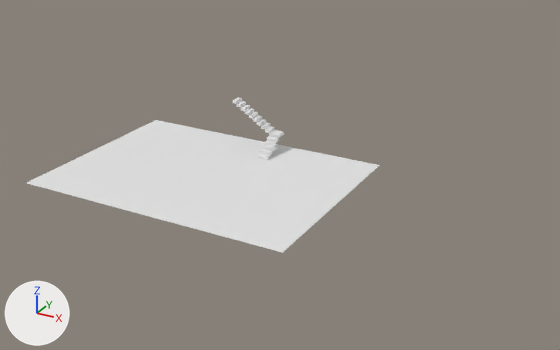
The Blender file house_modeling.blend, before and after one commit.
Before and after are seen from a camera (50 mm lens) standing at (21.1, -30.6, 16.1) and looking at (3.3, 1.8, 0.0). Every picture has the same lights, and +X, +Y and +Z are marked at lower left.

Before the edit, the objects in view are built like this:
```python
me_cube = bpy.data.meshes.new('Cube')
me_cube.from_pydata(...)  # a box spanning x -1.0..1.0, y -1.0..1.0, z -1.0..1.0
me_cube_001 = bpy.data.meshes.new('Cube.001')
me_cube_001.from_pydata(...)  # a box spanning x -1.0..1.0, y -1.0..1.0, z -1.0..1.0
me_cube_002 = bpy.data.meshes.new('Cube.002')
me_cube_002.from_pydata(...)  # a box spanning x -1.0..1.0, y -1.0..1.0, z -1.0..1.0
me_plane = bpy.data.meshes.new('Plane')
me_plane.from_pydata(...)  # 24 vertices, 17 faces; spans x -1.06..1.06, y -1.08..1.08, z 0.0
ob_cube = bpy.data.objects.new('Cube', me_cube)
ob_cube.location = (1.5, 3.23, 0.09)
ob_cube.scale = (0.3, 0.13, 0.085)
_m = ob_cube.modifiers.new('Array', 'ARRAY')
_m.count = 5
_m.constant_offset_displace = (0.0, 0.0, 0.0)
_m.relative_offset_displace = (0.0, 1.0, 1.0)
_m.use_merge_vertices = True
ob_cube_001 = bpy.data.objects.new('Cube.001', me_cube_001)
ob_cube_001.location = (1.07, 4.7, 1.1)
ob_cube_001.rotation_euler = (0.0, 0.0, 1.571)  # degrees (0, 0, 90)
ob_cube_001.scale = (0.3, 0.13, 0.085)
_m = ob_cube_001.modifiers.new('Array', 'ARRAY')
_m.count = 9
_m.constant_offset_displace = (0.0, 2.26, 0.17)
_m.relative_offset_displace = (0.0, 1.0, 1.0)
_m.use_merge_vertices = True
ob_cube_002 = bpy.data.objects.new('Cube.002', me_cube_002)
ob_cube_002.location = (1.5, 4.7, 0.94)
ob_cube_002.scale = (0.3, 0.3, 0.085)
ob_plane = bpy.data.objects.new('Plane', me_plane)
ob_plane.location = (0.0, 0.0, 0.0)
ob_plane.scale = (7.0, 5.0, 1.0)
```
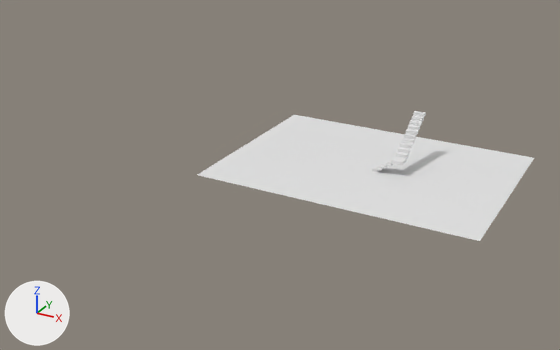
Commit message: house modeling - Changing position stairs

The change, as a diff of the scene's bpy script:
```diff
--- a/house_modeling.blend.py
+++ b/house_modeling.blend.py
@@ me_plane_1 @@
+me_plane_1.from_pydata(...)  # 24 vertices, 17 faces; spans x -1.06..1.06, y -1.08..1.08, z 0.0
@@ ob_cube_002 @@
 ob_cube_002 = bpy.data.objects.new('Cube.002', me_cube_002)
-ob_cube_002.location = (1.5, 4.7, 0.94)
+ob_cube_002.location = (8.7, 4.7, 0.77)
 ob_cube_002.scale = (0.3, 0.3, 0.085)
@@ ob_cube_001 @@
 ob_cube_001 = bpy.data.objects.new('Cube.001', me_cube_001)
-ob_cube_001.location = (1.07, 4.7, 1.1)
-ob_cube_001.rotation_euler = (0.0, 0.0, 1.571)  # degrees (0, 0, 90)
+ob_cube_001.location = (8.7, 5.13, 0.94)
 ob_cube_001.scale = (0.3, 0.13, 0.085)
@@ ob_cube @@
 ob_cube = bpy.data.objects.new('Cube', me_cube)
-ob_cube.location = (1.5, 3.23, 0.09)
+ob_cube.location = (7.49, 4.7, 0.09)
+ob_cube.rotation_euler = (0.0, 0.0, -1.571)  # degrees (0, 0, -90)
 ob_cube.scale = (0.3, 0.13, 0.085)
@@ ob_plane @@
-ob_plane = bpy.data.objects.new('Plane', me_plane)
-ob_plane.location = (0.0, 0.0, 0.0)
-ob_plane.scale = (7.0, 5.0, 1.0)
@@ ob_maison @@
+ob_maison = bpy.data.objects.new('maison', me_plane_1)
+ob_maison.location = (7.0, 5.0, 0.0)
+ob_maison.scale = (7.0, 5.0, 1.0)
```

Changed parts and their boxes (x1, y1, x2, y2) in the pictures (560 x 350 px):
'Plane', deleted
    before: (27, 120, 379, 253)
'maison', added
    after: (197, 115, 534, 241)
'Cube.001', moved, turned
    before: (232, 97, 274, 133)
    after: (396, 111, 426, 158)
'Cube', moved, turned
    before: (257, 136, 279, 160)
    after: (372, 158, 393, 172)
'Cube.002', moved
    before: (269, 130, 284, 138)
    after: (391, 156, 407, 165)
